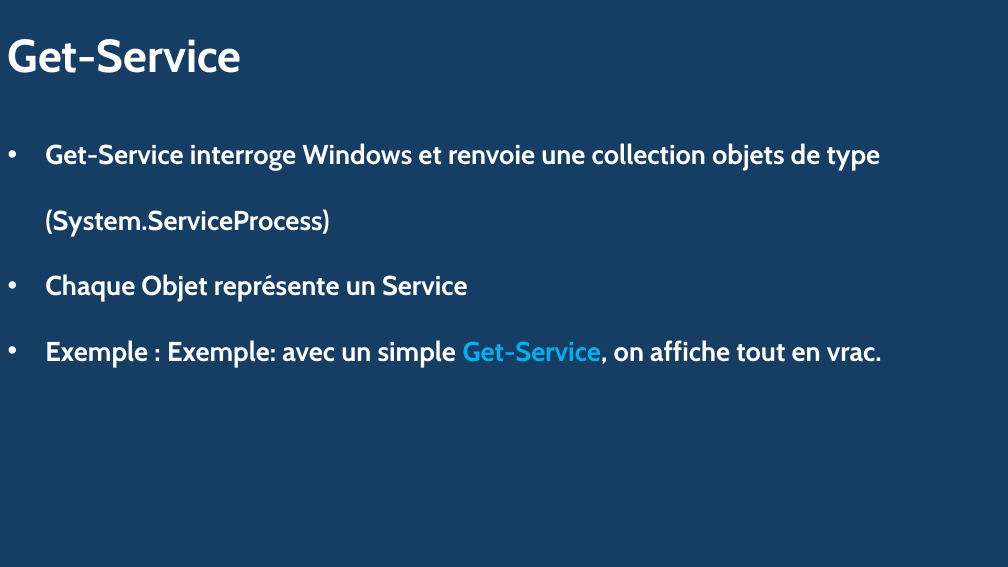
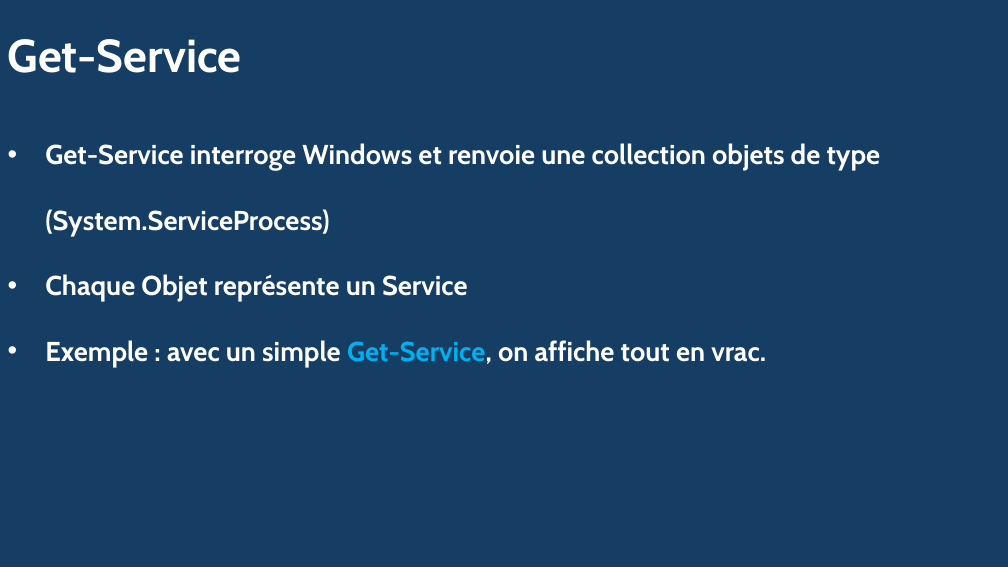
Before and after one commit to yyl05/PowerShell_MA-18, a slide deck: slide 4 of Administration_serveur/Exercices/PowerPoint PowerShell.pptx (slide 3 before the commit). Drawn at 1008x567 pixels with LibreOffice and Linux fonts; fonts in the diff are those of the drawing. Boxes give left, top, right and bottom in pixels: in the first picture for what was removed or moved away, otherwise in the second. Text is boxed around its words. In the diff, an @@ line names an element or a change of style, - is before the commit and + after.

```diff
--- a/Administration_serveur/Exercices/PowerPoint PowerShell.pptx
+++ b/Administration_serveur/Exercices/PowerPoint PowerShell.pptx
@@ text at (45, 340, 766, 367): text changed @@
-• Exemple : Exemple: avec un simple Get-Service, on affiche tout en vrac.
+• Exemple : avec un simple Get-Service, on affiche tout en vrac.
```
Also in this commit, not shown: 5 other slides changed, 2 slides added.
